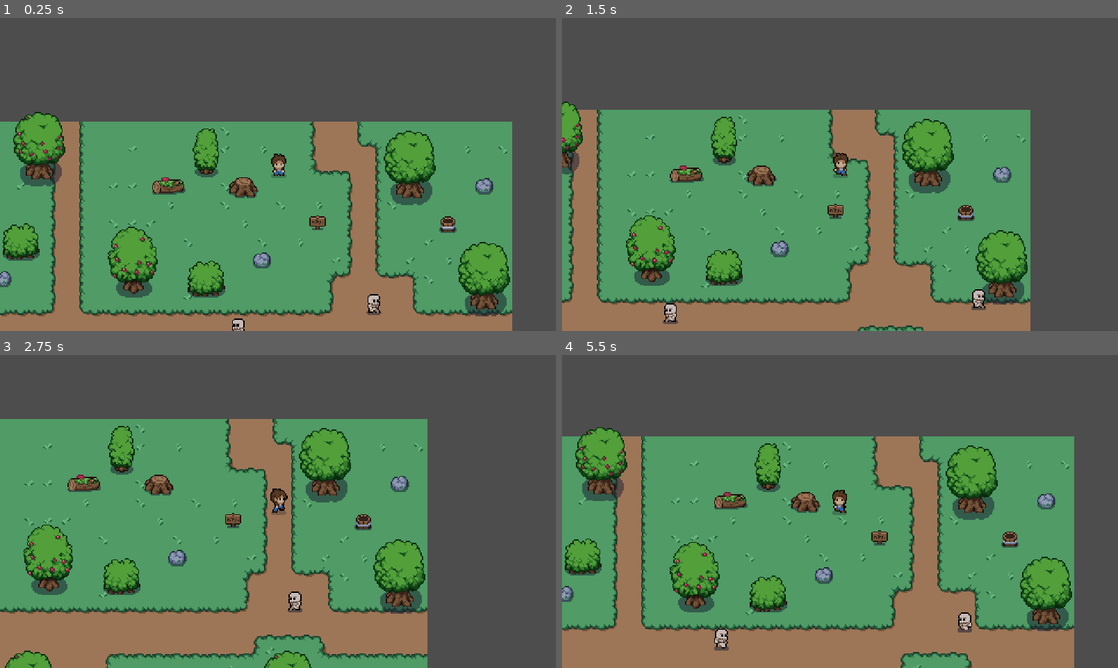
Above: before the commit, frames 1-4 (two rows, left to right).
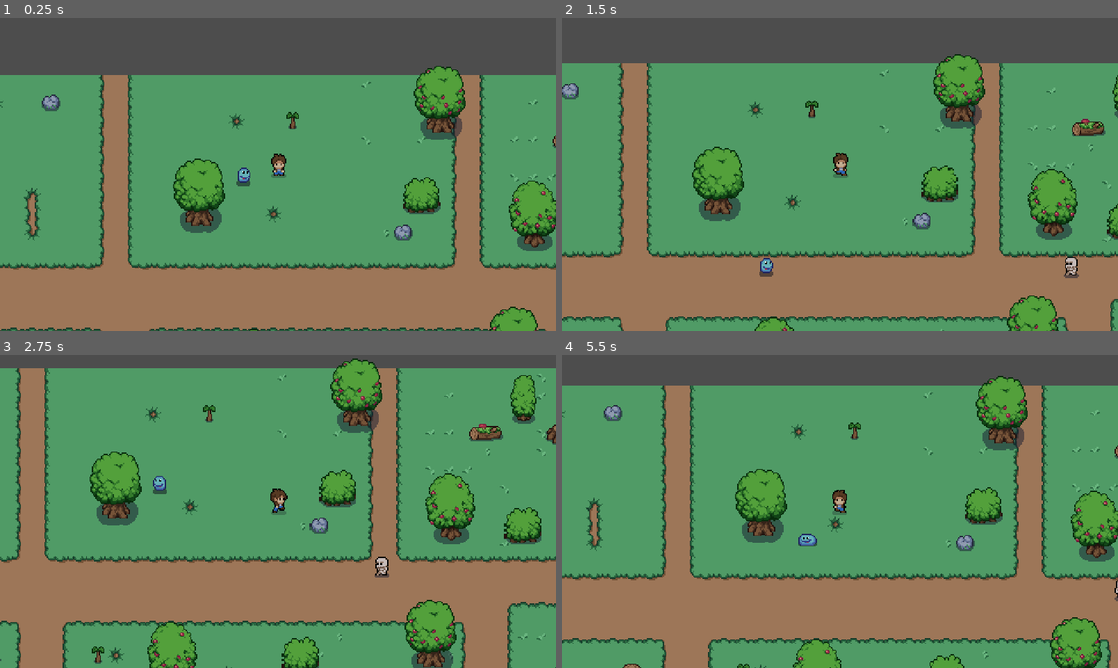
Above: after the commit, the same moments.

Repository: breadsk/swift-ballade
Game: Godot game, scene res://World/world.tscn
Two runs of this game, one before a commit and one after it. Both use one fixed random seed, a clock stepped at 60 frames per second and the inputs below.
Inputs:
- Up to frame 1 (0.25 s): no input
- Up to frame 2 (1.5 s): hold D (right) 0.53-1.28 s; hold S (down) from 1.28 s (still down)
- Up to frame 3 (2.75 s): release S (down) at 2.03 s; hold D (right) from 2.03 s (still down)
- Up to frame 4 (5.5 s): release D (right) at 2.78 s; hold W (up) 2.78-3.53 s; hold A (left) 3.53-5.03 s; hold S (down) from 5.03 s (still down)

The runs differ from the first frame. In frame 1, 53% of the frame differs, in the area x 0-100%, y 15-100%; in frame 2, 58%; in frame 3, 69%, in the area x 0-100%, y 1-100%; in frame 4, 63%.

Commit message:
Knockback listo en ambos enemies

Diff:
--- a/Player/player.gd
+++ b/Player/player.gd
@@ -39,19 +39,19 @@
 	else:
 		anims.play("idle"+lastDir)#Lo concatena
 
-func hurt():
+func hurt(area):
 	life -= 1
 	effects.play("hurts")
-	knockBack()
+	knockBack(area.get_parent().velocity)
 	print(life)
 	await effects.animation_finished
 	effects.play("RESET")
 
-func knockBack():
-	var knockBackDir = -velocity.normalized() * knoBackPower
+func knockBack(enemyVelocity: Vector2):
+	var knockBackDir = (enemyVelocity).normalized() * knoBackPower
 	velocity = knockBackDir
 	move_and_slide()
 
 func _on_hurt_box_area_entered(area: Area2D):
 	if area.is_in_group("Enemies"):
-		hurt()
+		hurt(area)
--- a/Slime/slime.tscn
+++ b/Slime/slime.tscn
@@ -142,7 +142,7 @@
 }
 
 [sub_resource type="RectangleShape2D" id="RectangleShape2D_q1fkp"]
-size = Vector2(14, 10)
+size = Vector2(14, 12)
 
 [node name="Slime" type="CharacterBody2D"]
 script = ExtResource("1_r3o03")
--- a/World/world.tscn
+++ b/World/world.tscn
@@ -442,7 +442,7 @@
 layer_2/tile_data = PackedInt32Array(196623, 655363, 7, 458761, 196611, 9, 524301, 393219, 7, 393219, 393219, 7, 983041 …(351 unchanged characters)…
 
 [node name="Player" parent="TileMap" instance=ExtResource("2_7jgqx")]
-position = Vector2(278, 46)
+position = Vector2(-68, 86)
 
 [node name="Skull" parent="TileMap" node_paths=PackedStringArray("endPoint") instance=ExtResource("6_ncs0b")]
 z_index = 1
